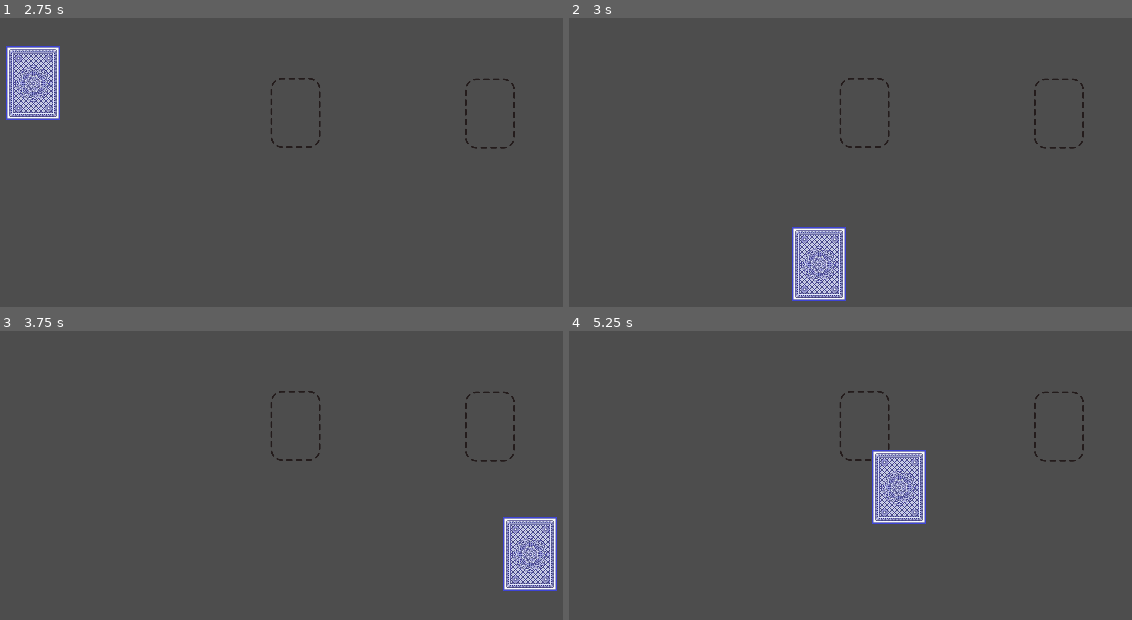
Above: before the commit, frames 1-4 (two rows, left to right).
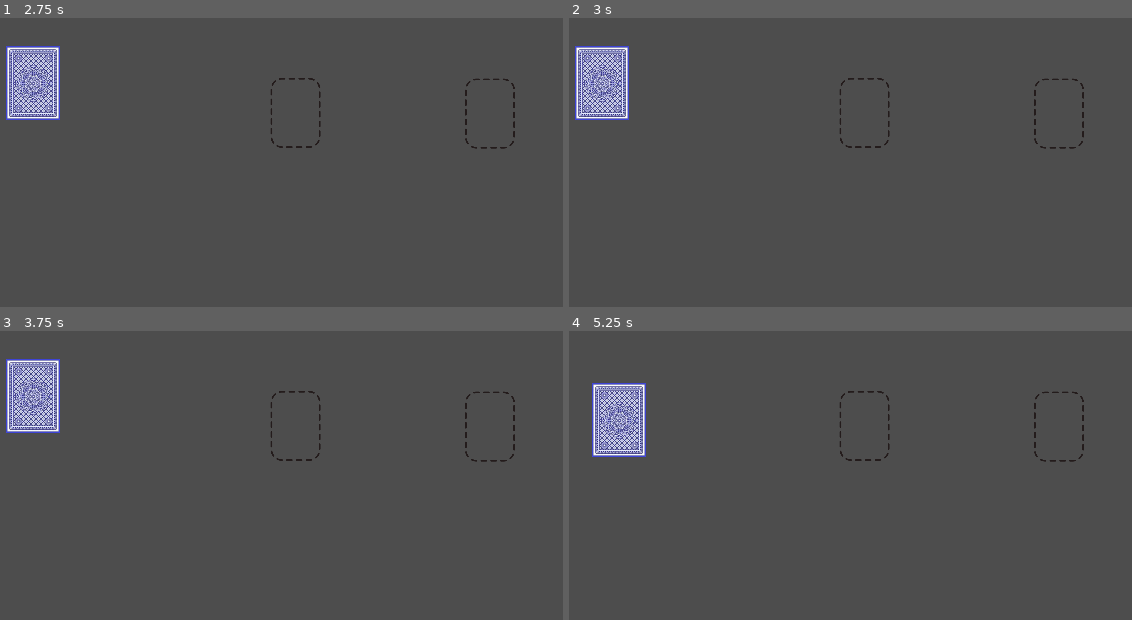
Above: after the commit, the same moments.

Repository: Doorkneel/jester-game
Game: Godot game, scene res://scenes/game.tscn
Same seed, same stepped clock (60 frames per second), same inputs: the game is played once before the commit and once after it.
Inputs (mouse positions are in pixels of both pictures, inside the frame that each line leads up to):
- Up to frame 1 (2.75 s): tap Enter at 0.5, 2 s; move the mouse to (292, 113) at 0.52 s; click (292, 113) at 0.6 s; tap Space at 1.25 s; move the mouse to (489, 113) at 1.27 s; click (489, 113) at 1.35 s; move the mouse to (33, 84) at 2.02 s; click (33, 84) at 2.1 s
- Up to frame 2 (3 s): tap Space at 2.75 s; move the mouse to (816, 263) at 2.77 s; click (816, 263) at 2.85 s
- Up to frame 3 (3.75 s): tap Enter at 3.5 s; move the mouse to (529, 553) at 3.52 s; click (529, 553) at 3.6 s
- Up to frame 4 (5.25 s): tap Space at 4.25 s; move the mouse to (619, 420) at 4.27 s; click (619, 420) at 4.35 s; move the mouse to (901, 487) at 5.02 s; click (901, 487) at 5.1 s

Frame 1 is identical in both runs. In frame 2, 4.9% of the frame differs, in the area x 1-50%, y 9-98%; in frame 3, 4.9%; in frame 4, 4.9%.

Commit message:
Fix card teleporting to mouse click bug

Diff:
--- a/scenes/card.gd
+++ b/scenes/card.gd
@@ -16,14 +16,16 @@
 		position = get_global_mouse_position()
 
 func _on_mouse_entered():
-		is_hovering = true
+	is_hovering = true
 
-func _on_mouse_exit():
+func _on_mouse_exited():
 	is_hovering = false
 
 func _input(event):
 	if Input.is_action_just_pressed("click"):
+		print("pressed")
 		if is_hovering:
 			is_selected = true
 	elif Input.is_action_just_released("click"):
+		print("released")
 		is_selected = false
